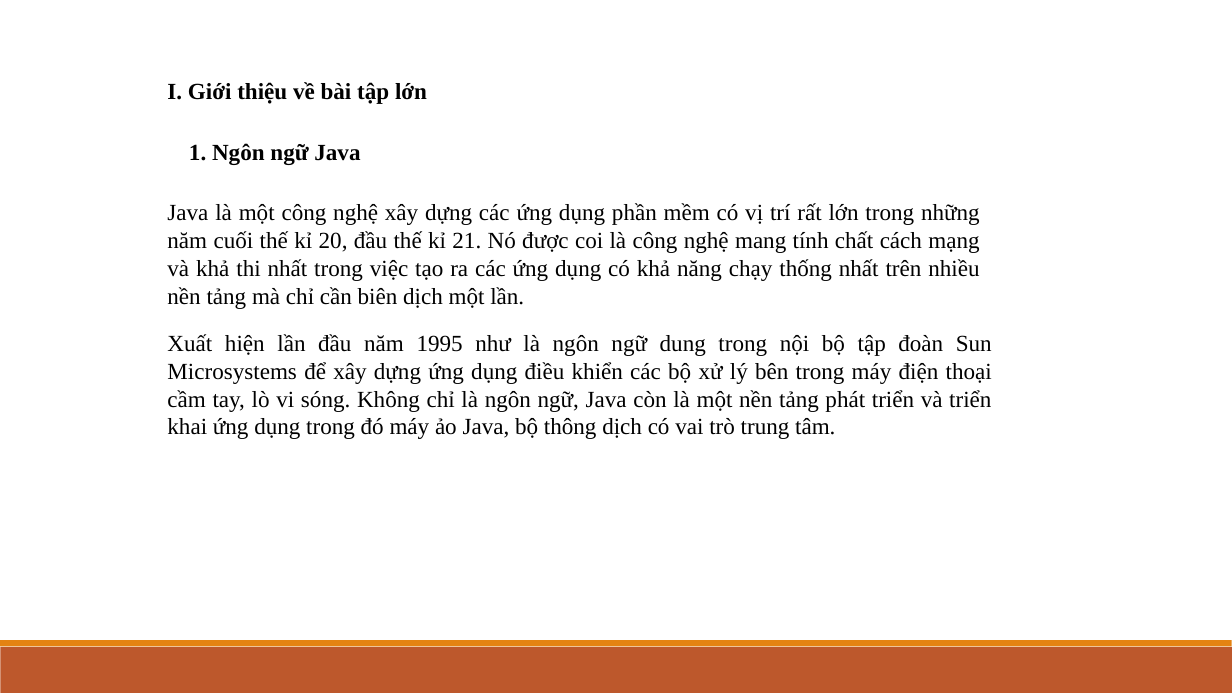
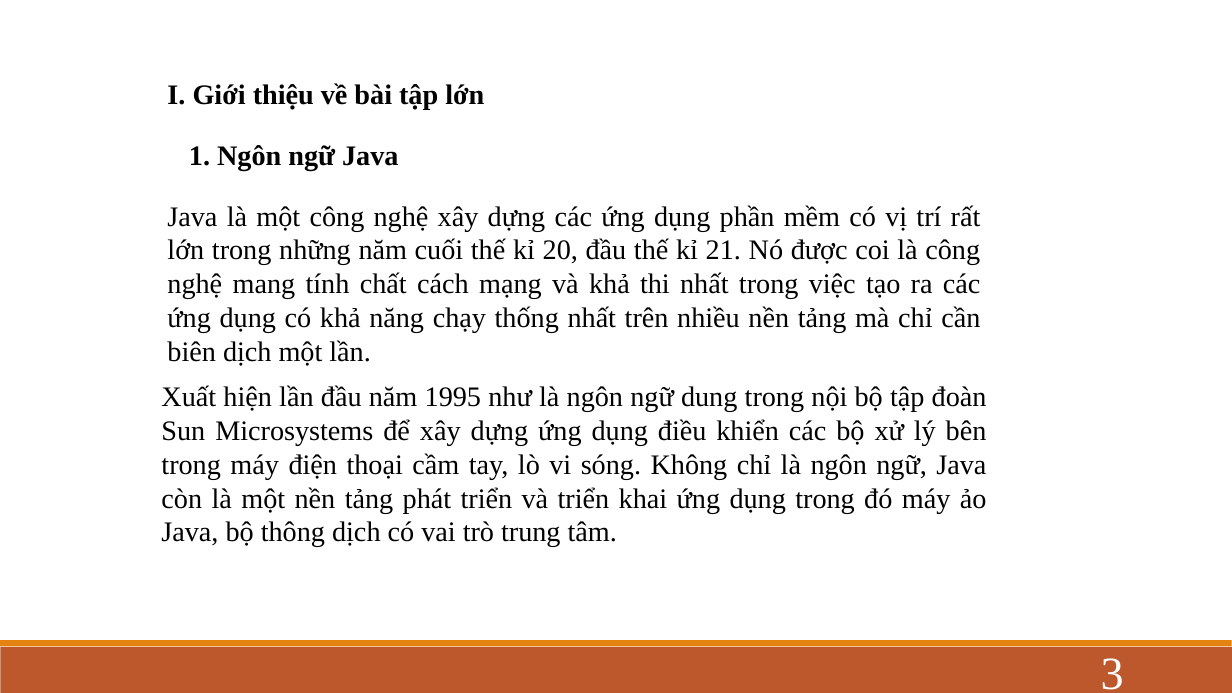
Before and after one commit to BaiCuoiKy/GameConRan, a slide deck: slide 3 of báo-cáo-game.pptx. Drawn at 1232x693 pixels with LibreOffice and Linux fonts; fonts in the diff are those of the drawing. Boxes give left, top, right and bottom in pixels: in the first picture for what was removed or moved away, otherwise in the second. Text is boxed around its words. In the diff, an @@ line names an element or a change of style, - is before the commit and + after.

```diff
--- a/báo-cáo-game.pptx
+++ b/báo-cáo-game.pptx
@@ size 18 to 22 pt in 4 elements at (167, 205, 981, 366), (189, 145, 398, 170), (167, 83, 484, 109), (161, 385, 987, 547) @@
@@ text "Xuất hiện lần đầu năm ...": place and size @@
-text "Xuất hiện lần đầu năm ..." at (167, 334, 992, 439)
+text "Xuất hiện lần đầu năm ..." at (161, 385, 987, 547)
@@ page number added at (1101, 658, 1124, 690), 36 pt, text #FFFFFF @@
+3
```
Also in this commit, not shown: 9 other slides changed, 1 slide added.
